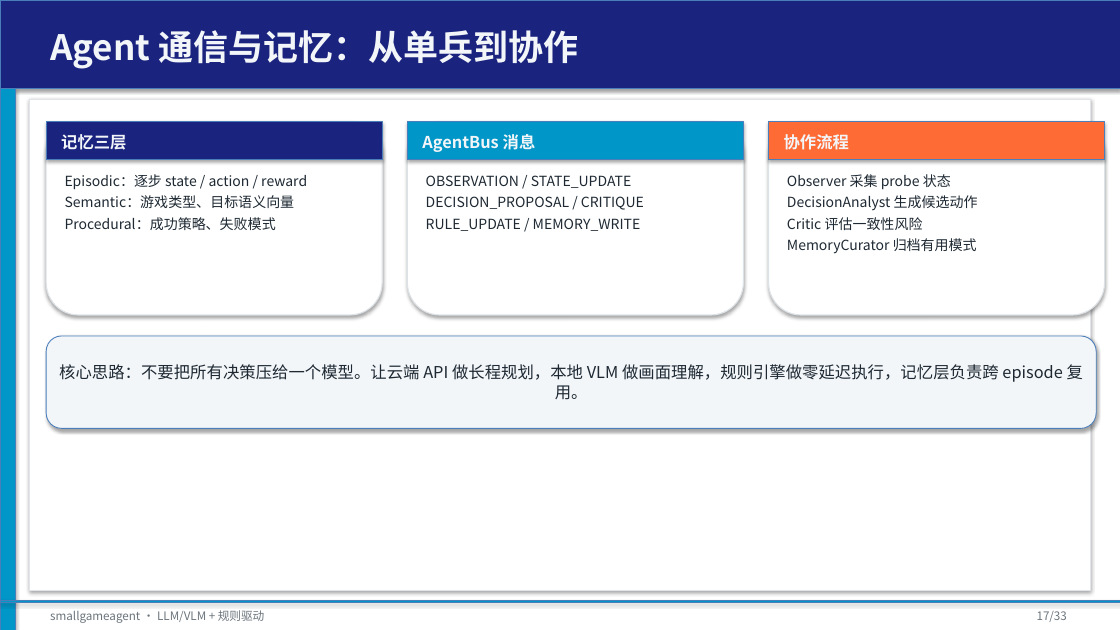
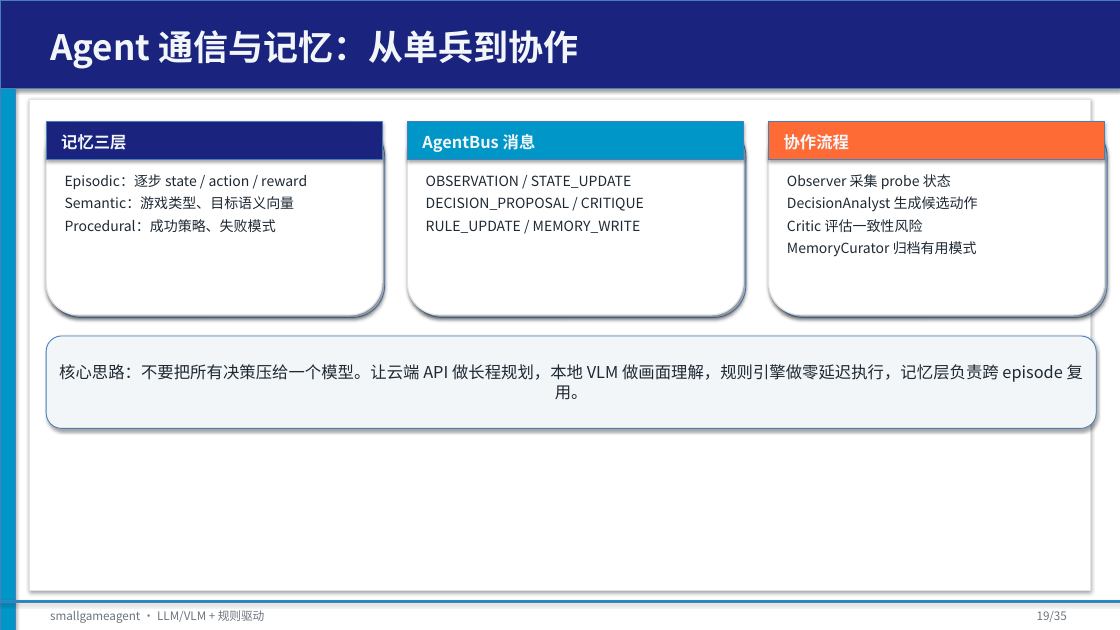
Before and after one commit to tzhazuma/smallgameagent, a slide deck: slide 19 of reports/smallgameagent_report.pptx (slide 17 before the commit). Drawn at 1120x630 pixels with LibreOffice and Linux fonts; fonts in the diff are those of the drawing. Boxes give left, top, right and bottom in pixels: in the first picture for what was removed or moved away, otherwise in the second. Text is boxed around its words. In the diff, an @@ line names an element or a change of style, - is before the commit and + after.

Commit message:
feat: multi-provider rule-update threshold sweep, PPT beautification, opencodego smoke fix
- Fix opencodego provider: text+vision now available (deepseek-v4-flash / mimo-v2.5)
- Add §34: multi-provider rule-update threshold sweep on SSD_00461P01
  - rule baseline 0.143; qwen 0.090 (slow, hurt perf); kimi 0.116 (quota fallback)
  - xiaomi 0.012 (unparseable L2); opencodego crashed (Playwright EPIPE)
- Beautify PPT: gradient title, metric cards, humanized intro slide, card shadows
- Regenerate PDF/PPTX with updated content
- Update cloud_provider_smoke_results.json with working opencodego

```diff
--- a/reports/smallgameagent_report.pptx
+++ b/reports/smallgameagent_report.pptx
@@ rounded rectangle added at bbox=[49, 124, 385, 318], fill #D0D5DA, outline #4B7EBC 0.75 pt @@
@@ rounded rectangle added at bbox=[410, 124, 746, 318], fill #D0D5DA, outline #4B7EBC 0.75 pt @@
@@ rounded rectangle added at bbox=[771, 124, 1107, 318], fill #D0D5DA, outline #4B7EBC 0.75 pt @@
@@ more space between paragraphs in 3 elements at bbox=[65, 174, 307, 232], bbox=[426, 175, 644, 233], bbox=[787, 174, 978, 257] @@
@@ text at bbox=[1037, 611, 1067, 622]: text changed @@
-17/33
+19/35
```
Also in this commit, not shown: 32 other slides changed, 2 slides added, 13 other files.
